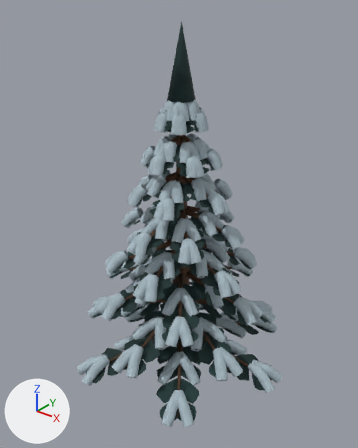
The glTF model godot/assets/models/prop_fir_1.glb, before and after one commit.
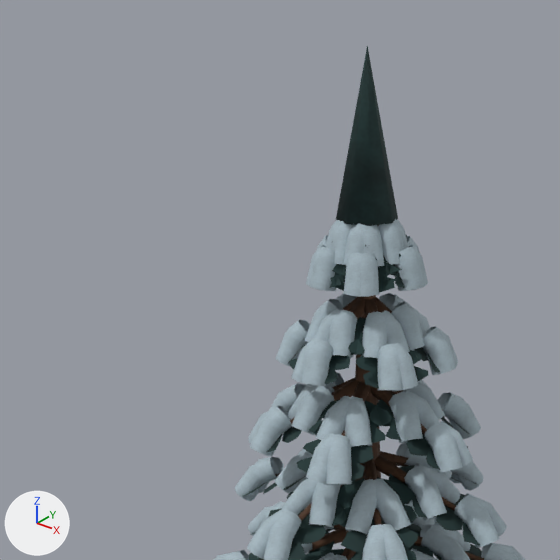
Old and new are each drawn whole from a 50 mm camera at (5.42, -6.84, 7.79) aimed at (-0.02, -0.04, 3.57) and again close up on the part from 4% to 75% of the width and 0% to 57% of the height. The axes (+X, +Y, +Z) are drawn at lower left. The lights are the same throughout. The older version's two pictures come first. Where no turn or scale is listed for an object, it has been applied to the vertices. Vertices at exactly the same position are counted once.

In view in the first close-up: 'Fir_needles', 'Old_oak', 'Soft_windblown_snow'.
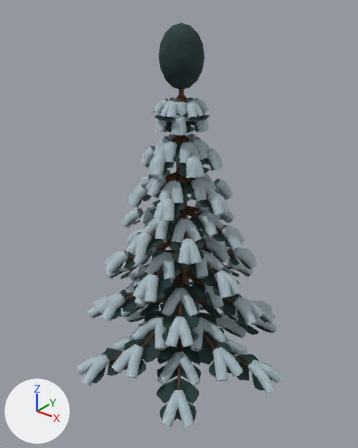
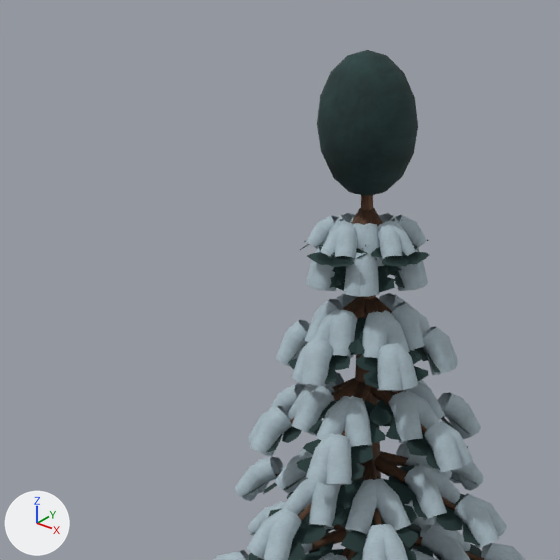
The change in detail:
me_fir_needles_385 is used by ob_fir_needles; location (0.0, 0.0, 0.0).
me_fir_needles_385 had 4425 vertices, 3854 faces and spanned x -2.22..2.22, y -2.09..2.11, z 0.59..7.24.
me_fir_needles_385 now has 4858 vertices, 4360 faces and spans x -2.22..2.22, y -2.09..2.11, z 0.59..7.21.
me_fir_needles_385 part 1: 5 vertices moved from x -0.25..0.25, y -0.25..0.25, z 5.96 to x -0.02..0.52, y -0.12..0.06, z 5.75..5.95; 4 vertices removed from x -0.18..0.18, y -0.18..0.18, z 5.96..7.24; 437 vertices added at x -0.54..0.54, y -0.55..0.53, z 5.7..7.21.
me_soft_windblown_snow_001 is used by ob_soft_windblown_snow; location (0.0, 0.0, 0.0).
me_soft_windblown_snow_001 had 4608 vertices, 6144 faces and spanned x -2.29..2.29, y -2.16..2.17, z 0.51..5.98.
me_soft_windblown_snow_001 now has 4848 vertices, 6464 faces and spans x -2.29..2.29, y -2.16..2.17, z 0.51..5.98.
Part 2, on me_soft_windblown_snow_001:
240 vertices are added at x -0.48..0.49, y -0.49..0.46, z 5.69..5.97.
320 new faces join them.

Location of each change, [x1, y1, x2, y2] in pixels of the close-ups (560 x 560 px):
'Soft_windblown_snow', reshaped: before [214, 219, 525, 560]; after [214, 213, 525, 560]
'Fir_needles', reshaped: before [242, 46, 482, 560]; after [242, 50, 482, 560]
part 1 of me_fir_needles_385, built on: before [336, 46, 398, 226]; after [300, 50, 429, 267]
part 2 of me_soft_windblown_snow_001, added: after [306, 215, 427, 260]
